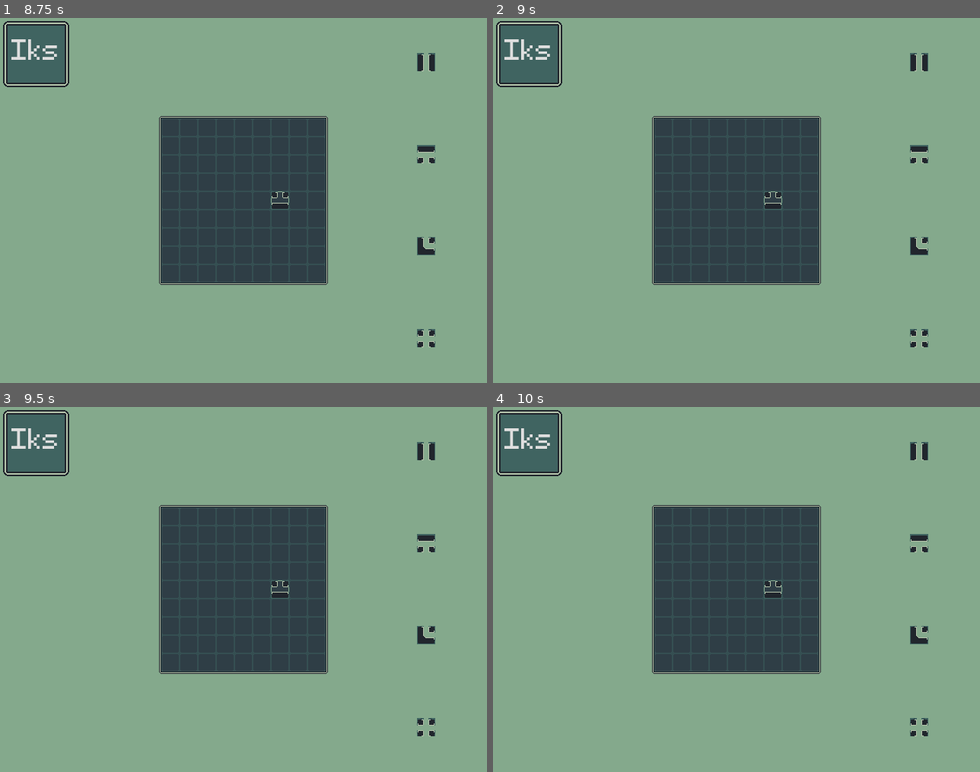
Above: before the commit, frames 1-4 (two rows, left to right).
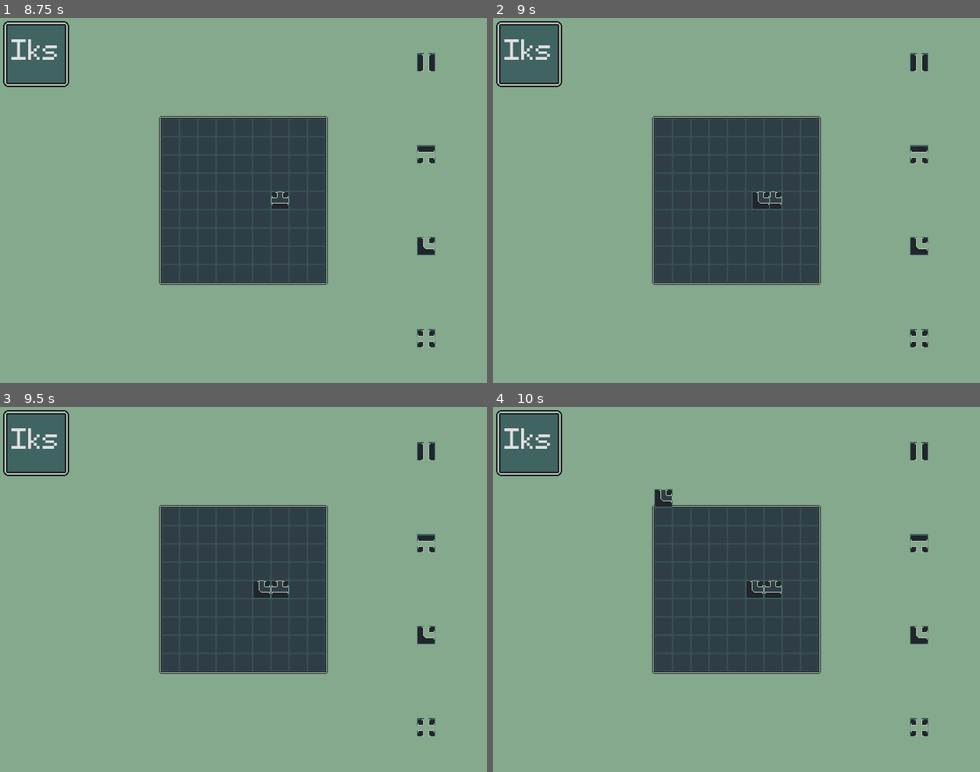
Above: after the commit, the same moments.

Repository: feargrinn/spacejam2024
Game: Godot game, scene res://node_2d.tscn
Two runs of this game, one before a commit and one after it. Both use one fixed random seed, a clock stepped at 60 frames per second and the inputs below.
Inputs (mouse positions are in pixels of both pictures, inside the frame that each line leads up to):
- Up to frame 1 (8.75 s): click (243, 142) at 0.5 s; click "1" at 1.25 s; click "Iks" at 2 s; click "2" at 2.75 s; click "Iks" at 3.5 s; click "3" at 4.25 s; click "Iks" at 5 s; click "4" at 5.75 s; tap Enter at 6.5, 8 s; move the mouse to (219, 273) at 6.52 s; click (219, 273) at 6.6 s; tap Space at 7.25 s; move the mouse to (389, 255) at 7.27 s; right-click (389, 255) at 7.35 s; click (389, 255) at 7.42 s; move the mouse to (97, 145) at 8.02 s; click (97, 145) at 8.1 s
- Up to frame 2 (9 s): tap Space at 8.75 s; move the mouse to (760, 200) at 8.77 s; right-click (760, 200) at 8.85 s; click (760, 200) at 8.92 s
- Up to frame 3 (9.5 s): no input
- Up to frame 4 (10 s): tap Enter at 9.5 s; move the mouse to (663, 498) at 9.52 s; click (663, 498) at 9.6 s

Frame 1 is identical in both runs. In frame 2, 0.1% of the frame differs, in the area x 53-57%, y 47-53%; in frame 3, 0.1%; in frame 4, 0.3%, in the area x 33-56%, y 22-53%.

Commit message:
Fixed finding map while tile placing

Diff:
--- a/TilePlacing.gd
+++ b/TilePlacing.gd
@@ -1,4 +1,6 @@
 extends MarginContainer
+
+var map;
 
 # Called when the node enters the scene tree for the first time.
 func _ready():
@@ -12,8 +14,13 @@
 
 
 func _on_mouse_entered_tile(extra_arg_0):
-	get_parent().get_child(4).current_tile = extra_arg_0
+	var parent = get_parent();
+	var children = parent.get_children()
+	for child in children:
+		if child is Sprite2D:
+			map = child
+	map.current_tile = extra_arg_0
 
 
-func _on_i_mouse_exited():
-	get_parent().get_child(4).current_tile = null
+func _on_mouse_exited():
+	map.current_tile = null
